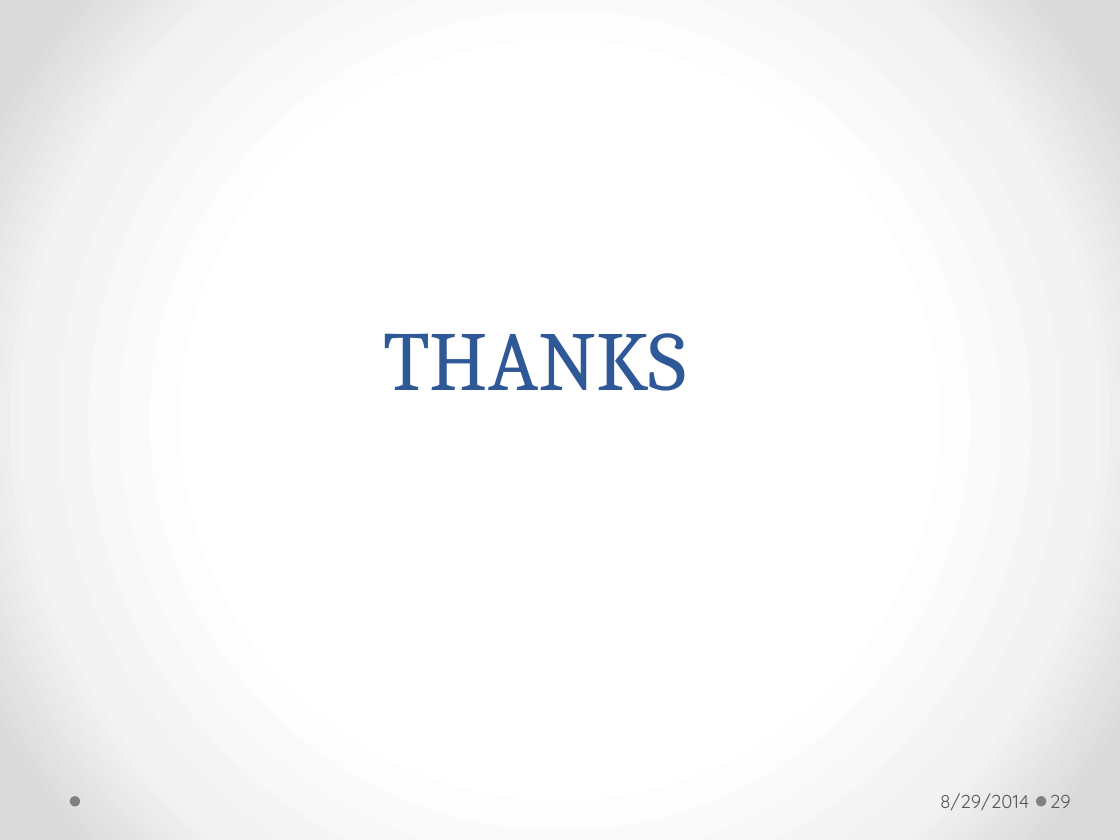
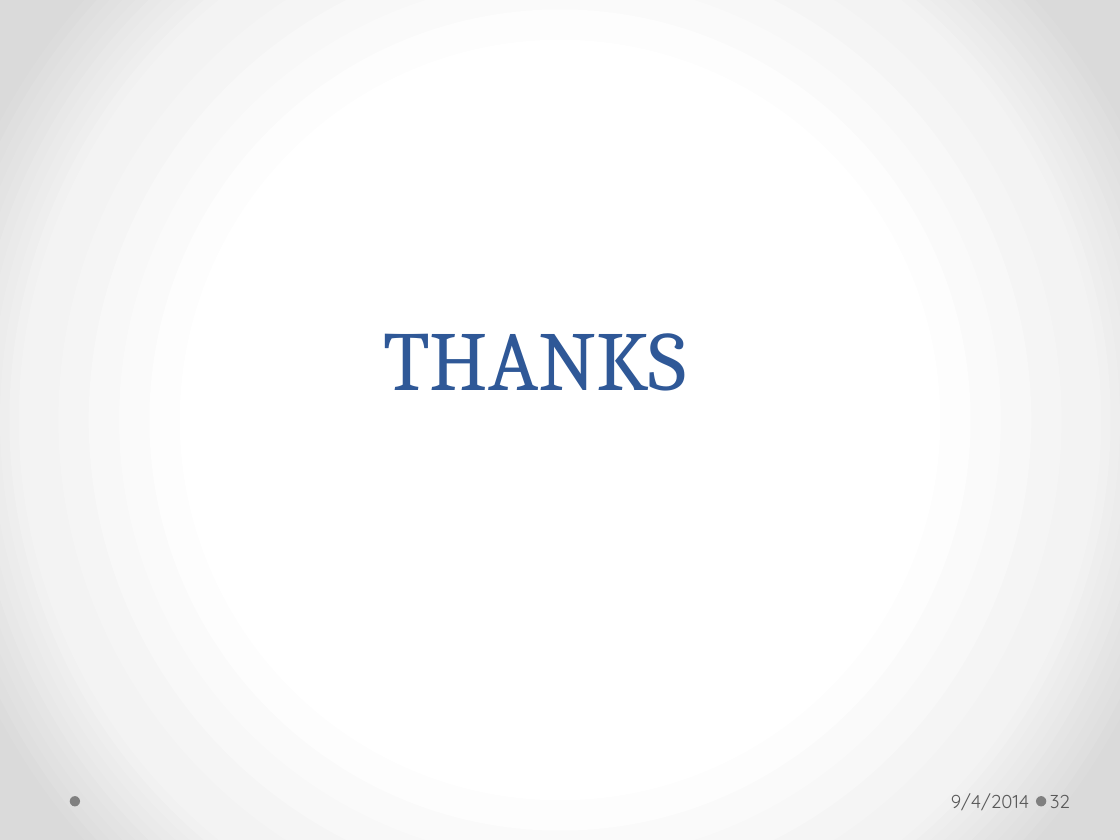
Before and after one commit to longhaisheng/dbroute, a slide deck: slide 32 of dbroute.pptx (slide 29 before the commit). Drawn at 1120x840 pixels with LibreOffice and Linux fonts; fonts in the diff are those of the drawing. Boxes give left, top, right and bottom in pixels: in the first picture for what was removed or moved away, otherwise in the second. Text is boxed around its words. In the diff, an @@ line names an element or a change of style, - is before the commit and + after.

```diff
--- a/dbroute.pptx
+++ b/dbroute.pptx
@@ text at (951, 793, 1029, 810): text changed @@
-8/29/2014
+9/4/2014
@@ page number at (1050, 795, 1070, 808): text changed @@
-29
+32
```
Also in this commit, not shown: 28 other slides changed, 3 slides added.
